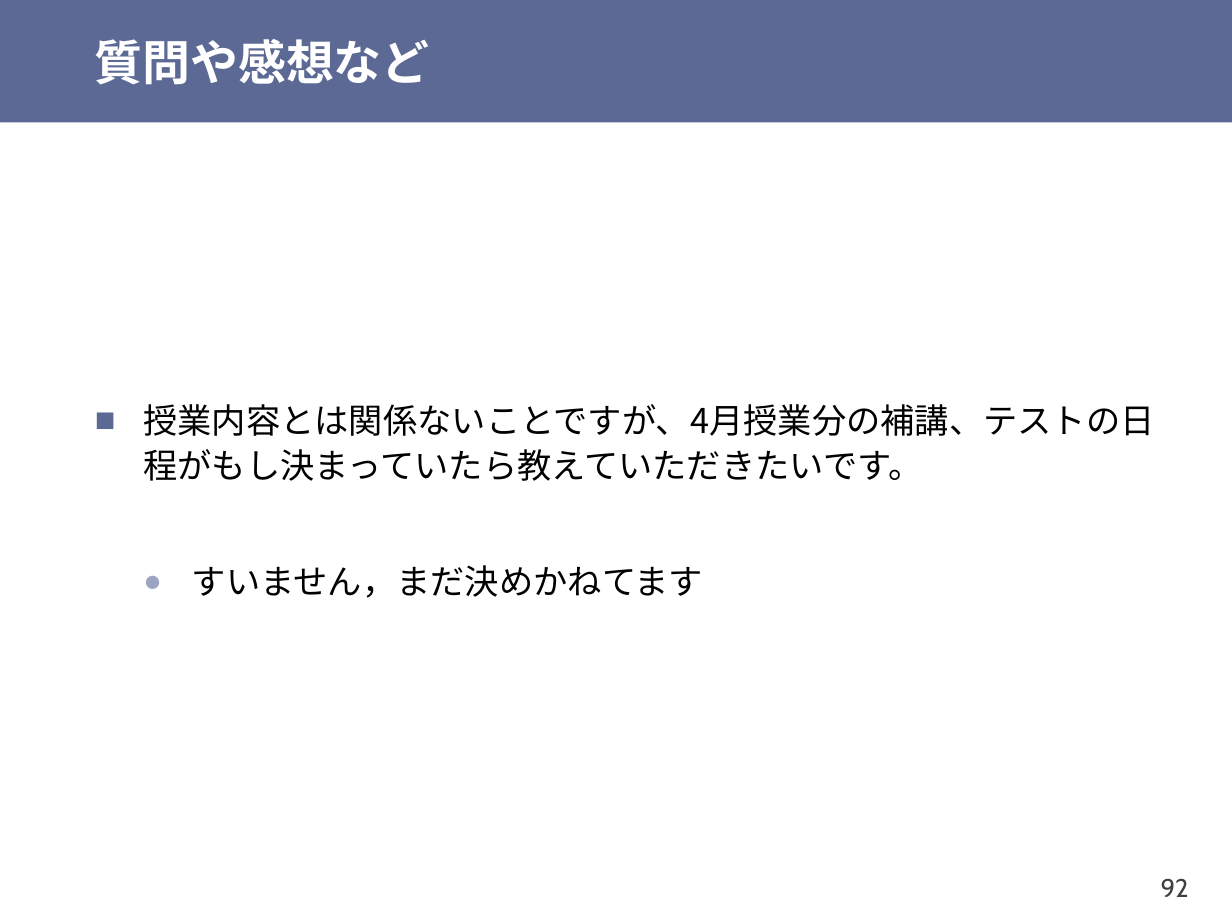
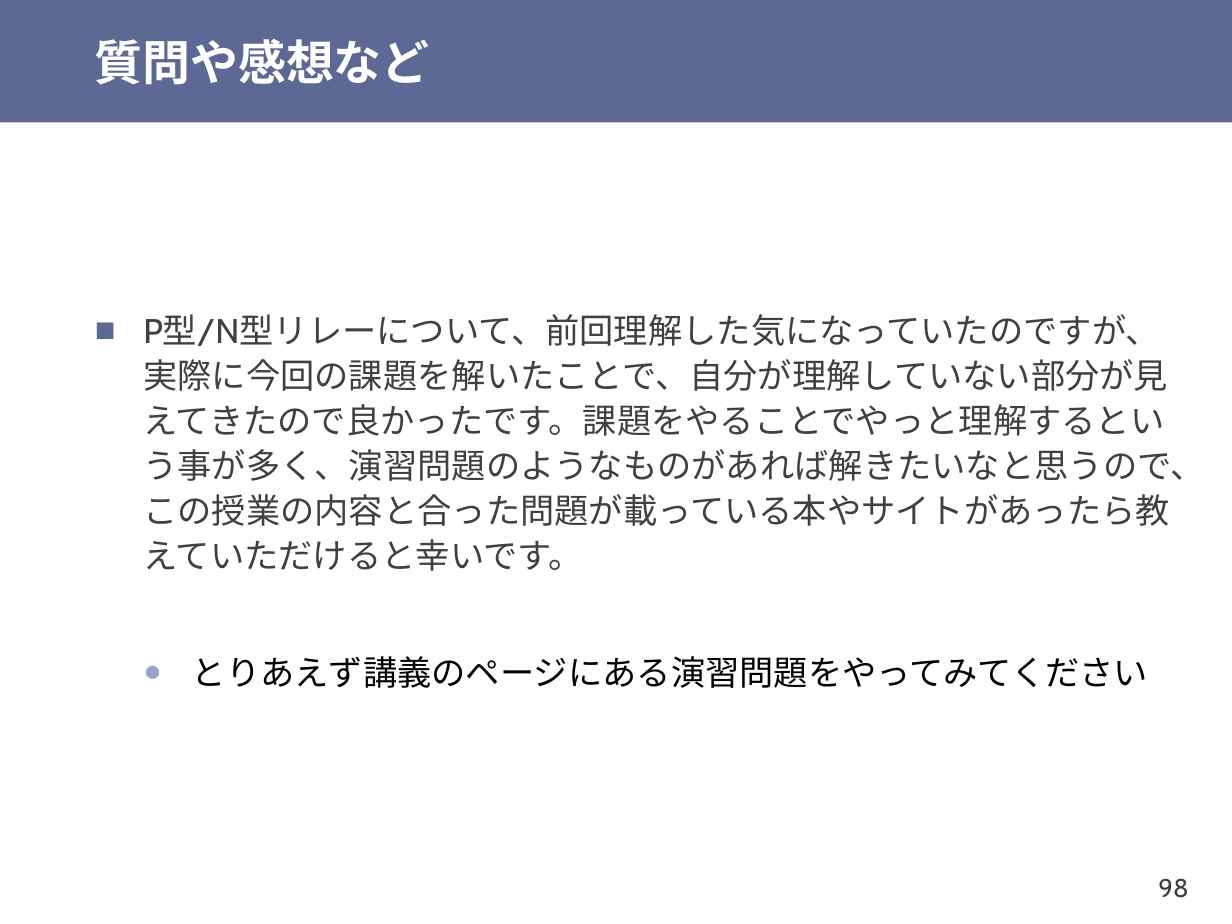
Before and after one commit to shioyadan/otya-computer-architecture-i, a slide deck: slide 98 of cai-shioya-06.pptx (slide 92 before the commit). Drawn at 1232x924 pixels with LibreOffice and Linux fonts; fonts in the diff are those of the drawing. Boxes give left, top, right and bottom in pixels: in the first picture for what was removed or moved away, otherwise in the second. Text is boxed around its words. In the diff, an @@ line names an element or a change of style, - is before the commit and + after.

```diff
--- a/cai-shioya-06.pptx
+++ b/cai-shioya-06.pptx
@@ text at (143,314,1204,688): text changed; font Noto Sans CJK JP to Cabin; text colour #000000 to #404040 @@
-■ 授業内容とは関係ないことですが、4月授業分の補講、テストの日程がもし決まっていたら教えていただきたいです。
-  ● すいません，まだ決めかねてます
+■ P型/N型リレーについて、前回理解した気になっていたのですが、実際に今回の課題を解いたことで、自分が理解していない部分が見えてきたので良かったです。課題をやることでやっと理解するという事が多く、演習問題のようなものがあれば解きたいなと思うので、この授業の内容と合った問題が載っている本やサイトがあったら教えていただけると幸いです。
+  ● とりあえず講義のページにある演習問題をやってみてください
@@ page number at (1158,878,1188,898): text changed @@
-92
+98
```
Also in this commit, not shown: 32 other slides changed, 7 slides added, 1 slide removed, 1 other file.
